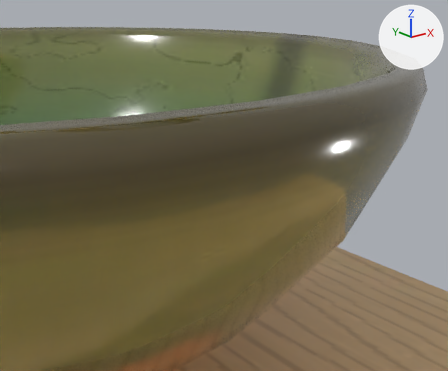
The glTF model public/models/washstand.glb as it was, and as the next commit left it.
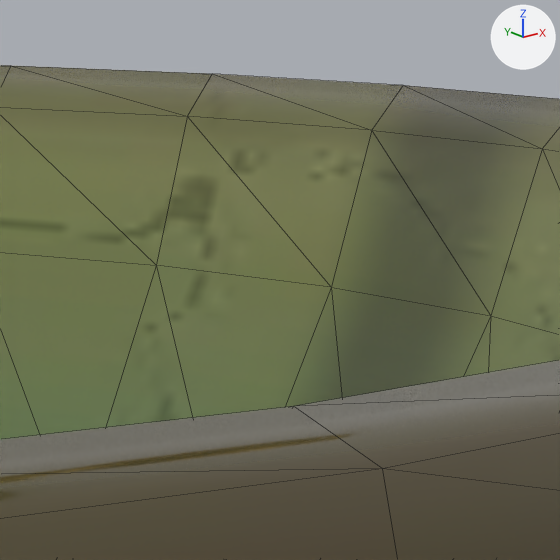
There are two pictures of each version: one from a 50 mm lens placed at (-0.2997, -0.262, 0.9207), pointed at (-0.0901, -0.0001, 0.8159), one close up on the part from 44% to 70% of the width and 4% to 36% of the height. Every picture has the same lights, and +X, +Y and +Z are marked at upper right. The first two pictures are the older version. The close-ups show mesh edges as thin lines. Where no turn or scale is listed for an object, it has been applied to the vertices.

Script lines for the objects in view, before the commit:
```python
me_washbowl = bpy.data.meshes.new('WashBowl')
me_washbowl.from_pydata(...)  # 544 vertices, 1084 faces; spans x -0.38..-0.04, y -0.17..0.17, z 0.76..0.898
me_washbowl.materials.append(mat_washbowl)  # picture img_washbowl
ob_washbowl = bpy.data.objects.new('WashBowl', me_washbowl)
ob_washbowl.location = (0.0, 0.0, 0.0)
```
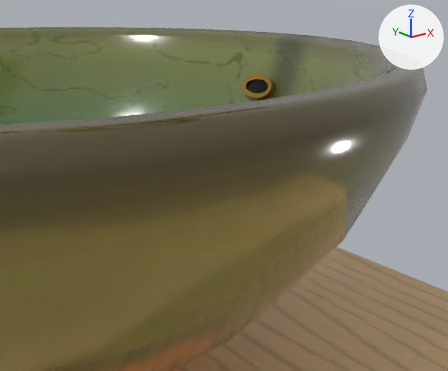
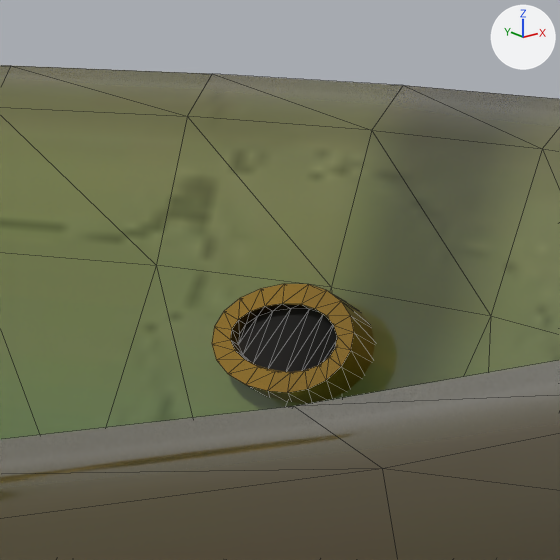
Changed parts and their boxes [x1, y1, x2, y2] in the close-ups (560 x 560 px):
'WashOverflowRing', added (orange): after [212, 284, 375, 404]
'WashOverflowHole', added (black): after [238, 309, 337, 372]

The edits, one by one:
Material 'WashOverflowHole' (mat_washoverflowhole) is new.
Its base color is (0.00402, 0.00304, 0.00243) (black #0d0a08).
Its roughness is 0.9.
Mesh me_washoverflowring is new.
It has 80 vertices, 120 faces and spans x -0.0691..-0.0586, y -0.0125..0.0125, z 0.8615..0.8756.
It uses material mat_washbrass (orange #c9a04a).
Mesh me_washoverflowhole is new.
It has 20 vertices, 18 faces and spans x -0.0665..-0.0625, y -0.0093..0.0093, z 0.8652..0.8726.
It uses material mat_washoverflowhole (black #0d0a08).
Object 'WashOverflowRing' (ob_washoverflowring) is new; it shows me_washoverflowring.
Its location is (0.0, 0.0, 0.0).
Object 'WashOverflowHole' (ob_washoverflowhole) is new; it shows me_washoverflowhole.
Its location is (0.0, 0.0, 0.0).
